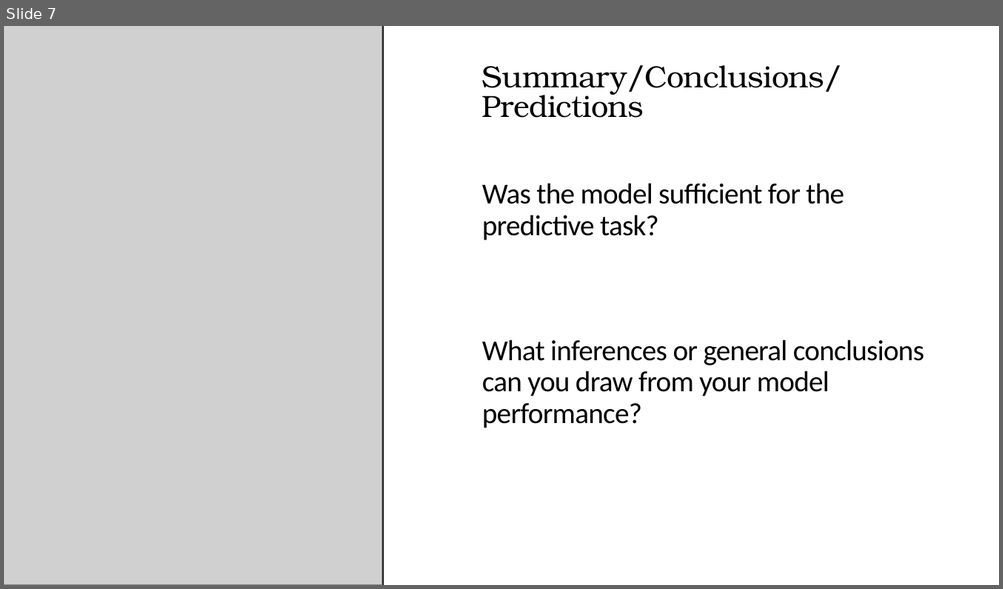
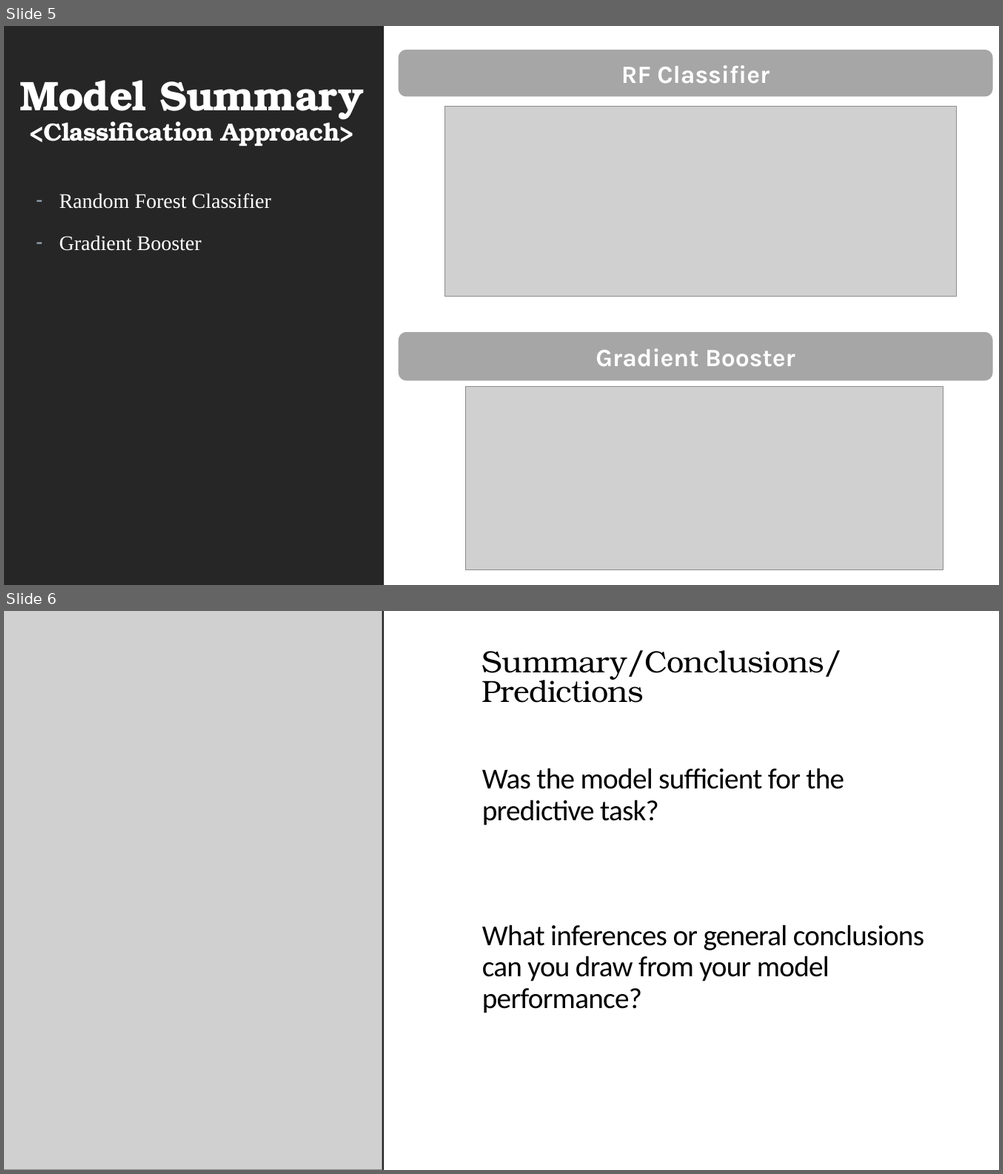
Before and after one commit to you915/Sentiment-Analysis-of-Twitter-Data-for-predicting-Apple-stock-price, a slide deck: Project 2 - Group 4.pptx. Shown one above the other, each under a label of ours: slide 7 before the commit, slides 5 and 6 after it. The pictures are 1003x589 and 1003x1174 pixels, drawn with LibreOffice and Linux fonts; fonts in the diff are those of the drawing; grey boxes stand for pictures. Boxes give left, top, right and bottom in pixels: in the first picture for what was removed or moved away, otherwise in the second. Text is boxed around its words. In the diff, an @@ line names an element or a change of style, - is before the commit and + after.

Commit message:
updated ppt and updated images

```diff
--- a/Project 2 - Group 4.pptx
+++ b/Project 2 - Group 4.pptx
@@ slide 5 added at (4,26,999,585), background #FFFFFF; not listed: 1 template element that a slide beside it also shows @@
@@ rounded rectangle added at (398,50,993,97), fill #A6A6A6, 24 pt, text #FFFFFF, bold @@
+RF Classifier
@@ title added at (20,80,364,146), 24 pt, text #FFFFFF, bold @@
+Model Summary
+<Classification Approach>
@@ picture added at (445,106,957,296) @@
@@ text added at (60,193,271,251), 20 pt, text #FFFFFF @@
+– Random Forest Classifier
+– Gradient Booster
@@ rounded rectangle added at (398,332,993,381), fill #A6A6A6, 24 pt, text #FFFFFF, bold @@
+Gradient Booster
@@ picture added at (466,387,942,571) @@
@@ what was slide 7 is now slide 6 @@
```
Also in this commit, not shown: 6 slides changed, 1 other slide added, 2 slides removed.
